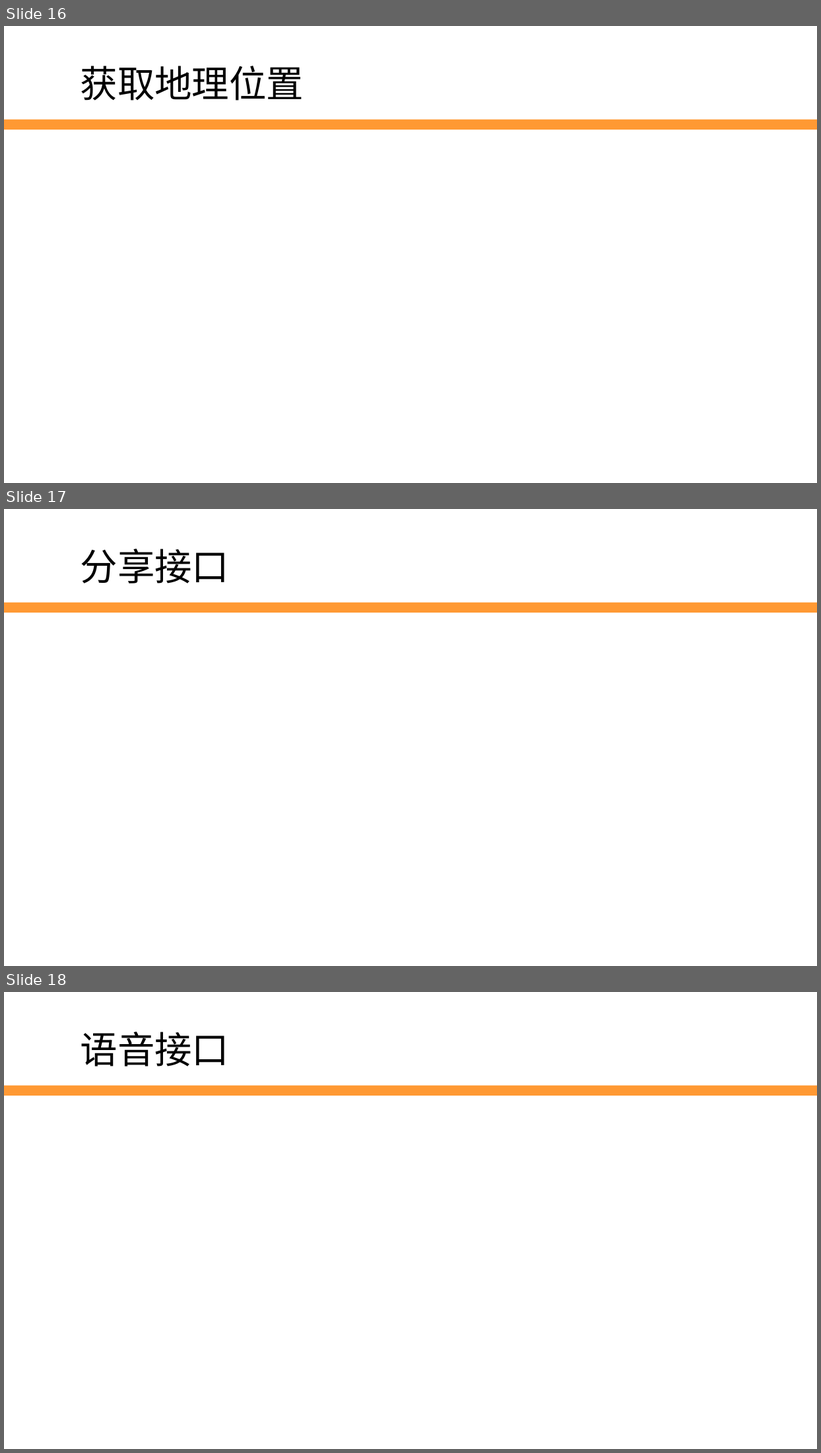
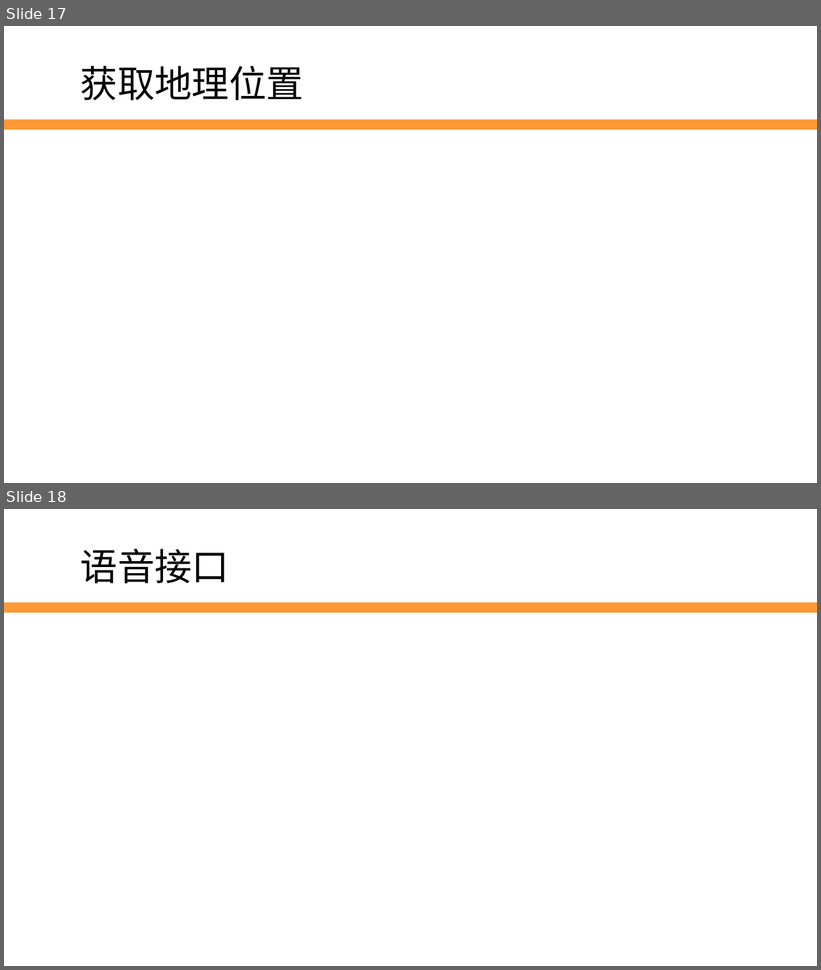
Before and after one commit to edu2act/2017-2018_1st_Wechat_Web_Programming, a slide deck: 第10讲 JS-SDK.pptx. Shown one above the other, each under a label of ours: slides 16, 17 and 18 before the commit, slides 17 and 18 after it. The pictures are 821x1453 and 821x970 pixels, drawn with LibreOffice and Linux fonts; fonts in the diff are those of the drawing; background and template pictures are left out. Boxes give left, top, right and bottom in pixels: in the first picture for what was removed or moved away, otherwise in the second. Text is boxed around its words. In the diff, an @@ line names an element or a change of style, - is before the commit and + after.

```diff
--- a/第10讲 JS-SDK.pptx
+++ b/第10讲 JS-SDK.pptx
@@ slide 17 removed at [4, 509, 817, 966], background #FFFFFF; not listed: 1 template element that a slide beside it also shows @@
@@ text removed at [81, 549, 230, 584] @@
-分享接口
@@ what was slide 16 is now slide 17 @@
```
Also in this commit, not shown: 2 slides changed, 4 slides added, 4 other slides removed, 1 other file.
